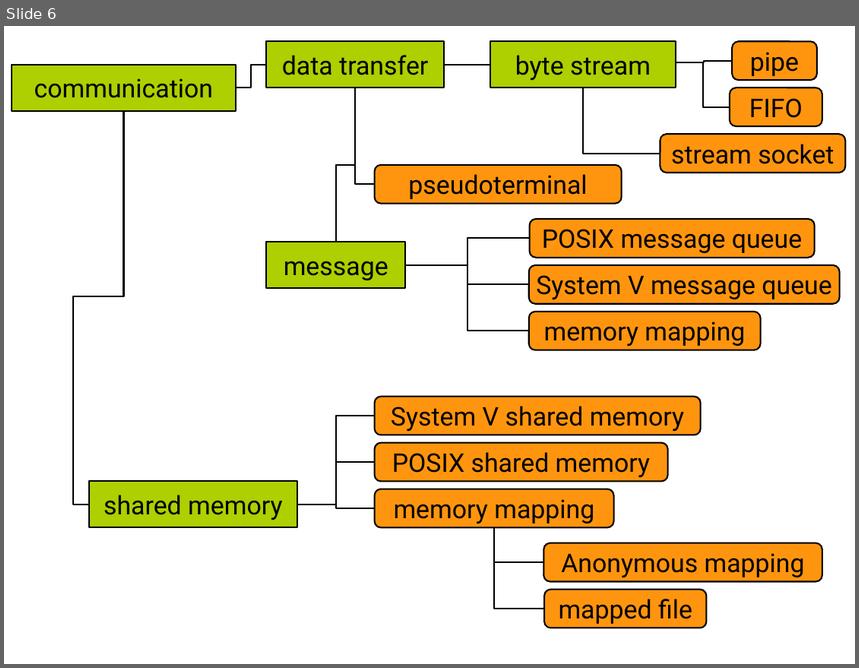
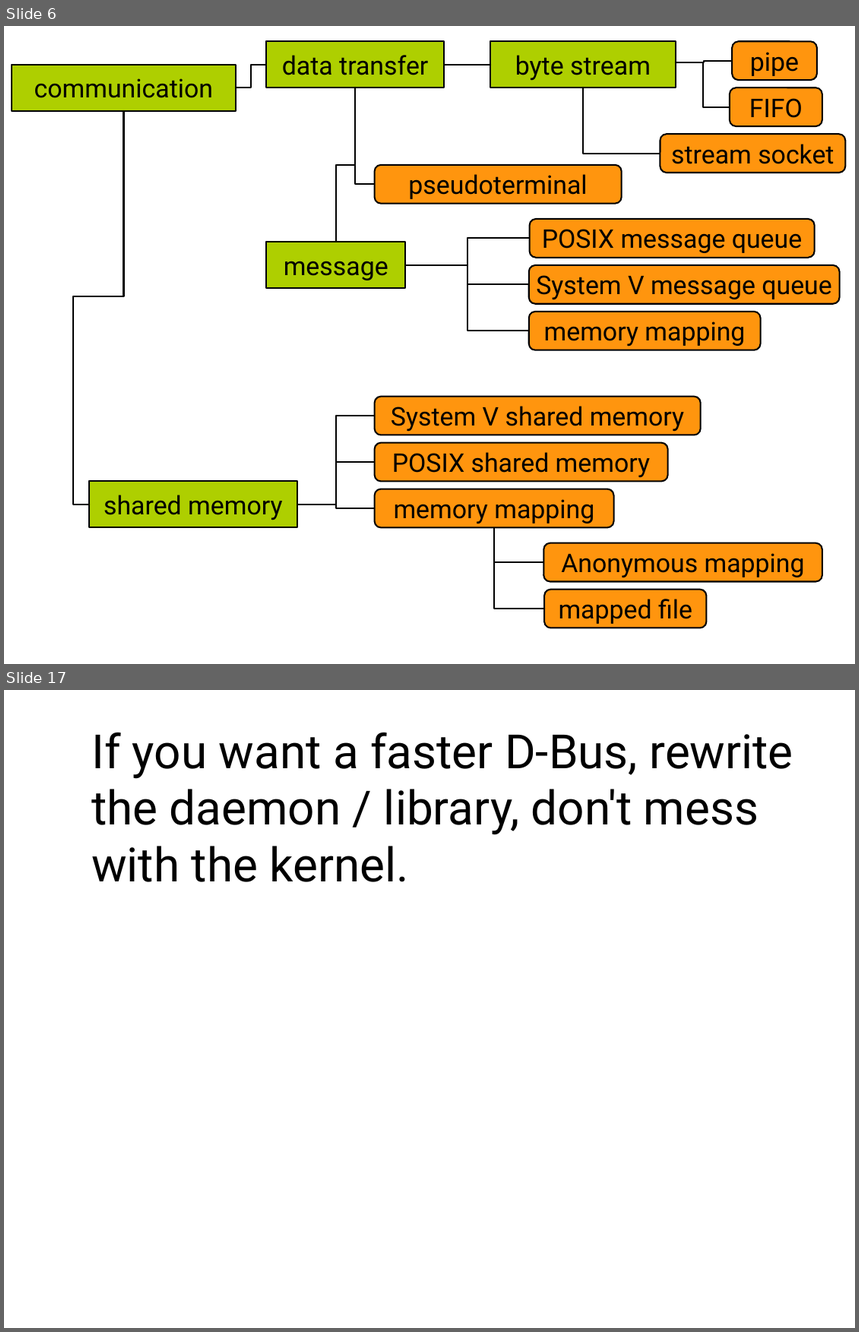
Before and after one commit to gregkh/presentation-kdbus, a slide deck: kdbus.odp. Shown one above the other, each under a label of ours: slide 6 before the commit, slides 6 and 17 after it; the slides between them are not shown. The pictures are 859x668 and 859x1332 pixels, drawn with LibreOffice and Linux fonts; fonts in the diff are those of the drawing. Boxes give left, top, right and bottom in pixels: in the first picture for what was removed or moved away, otherwise in the second. Text is boxed around its words. In the diff, an @@ line names an element or a change of style, - is before the commit and + after.

```diff
--- a/kdbus.odp
+++ b/kdbus.odp
@@ slide 17 added at <box>4,690,855,1328</box>, background #FFFFFF @@
@@ text added at <box>91,732,794,882</box>, 44 pt, text #000000 @@
+If you want a faster D-Bus, rewrite the daemon / library, don't mess with the kernel.
```
Also in this commit, not shown: 17 other slides added, 1 slide removed, 1 other file.
